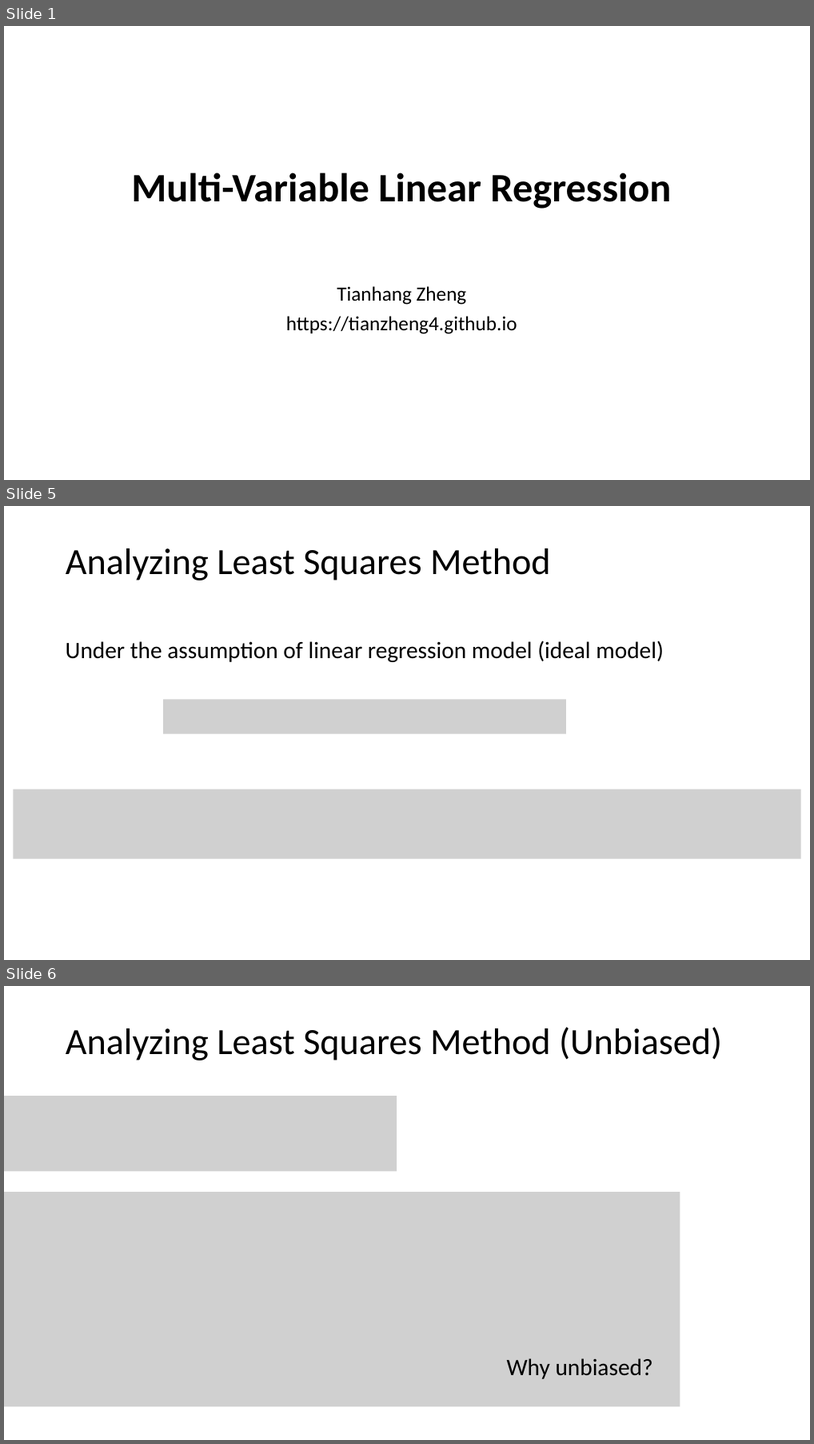
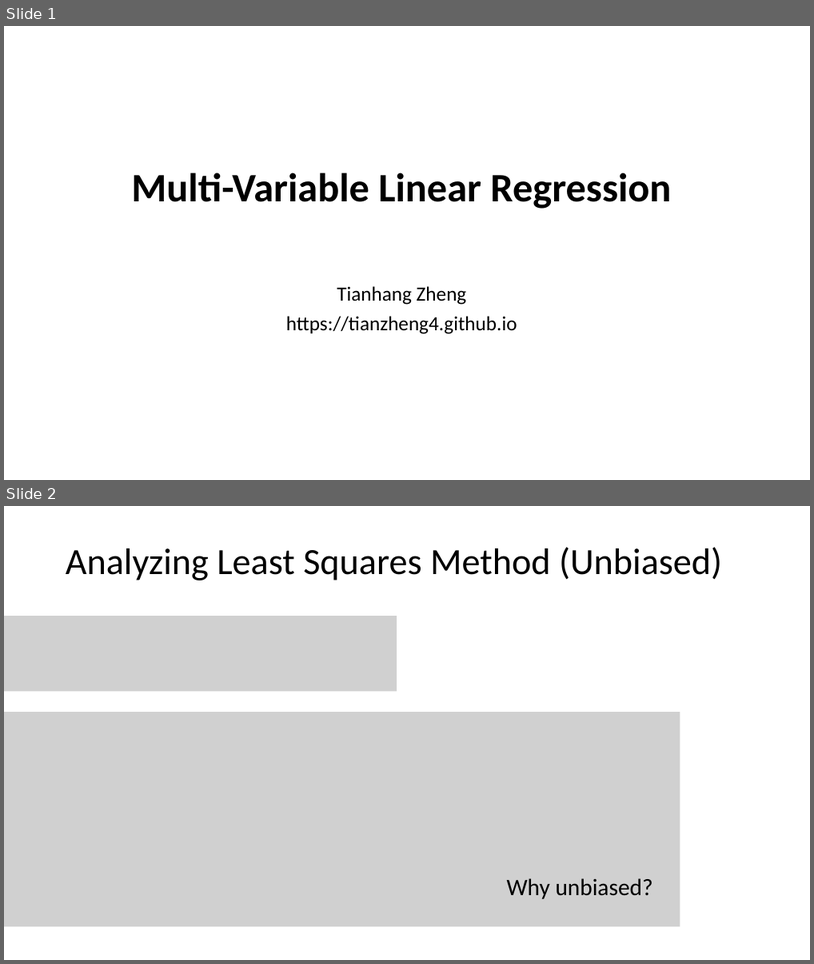
Before and after one commit to tianzheng4/tianzheng4.github.io, a slide deck: _umkc-teaching/slides/Lecture4.pptx. Shown one above the other, each under a label of ours: slides 1, 5 and 6 before the commit, slides 1 and 2 after it; the slides between them are not shown. The pictures are 814x1444 and 814x964 pixels, drawn with LibreOffice and Linux fonts; fonts in the diff are those of the drawing; grey boxes stand for pictures. Boxes give left, top, right and bottom in pixels: in the first picture for what was removed or moved away, otherwise in the second. Text is boxed around its words. In the diff, an @@ line names an element or a change of style, - is before the commit and + after.

```diff
--- a/_umkc-teaching/slides/Lecture4.pptx
+++ b/_umkc-teaching/slides/Lecture4.pptx
@@ slide 5 removed at box(4, 506, 810, 960), background #FFFFFF @@
@@ title removed at box(66, 548, 551, 580) @@
-Analyzing Least Squares Method
@@ text removed at box(66, 640, 664, 662) @@
-Under the assumption of linear regression model (ideal model)
@@ picture removed at box(163, 699, 566, 733) @@
@@ picture removed at box(13, 789, 802, 859) @@
@@ what was slide 6 is now slide 2 @@
```
Also in this commit, not shown: 3 slides added, 13 other slides removed, 3 other files.
